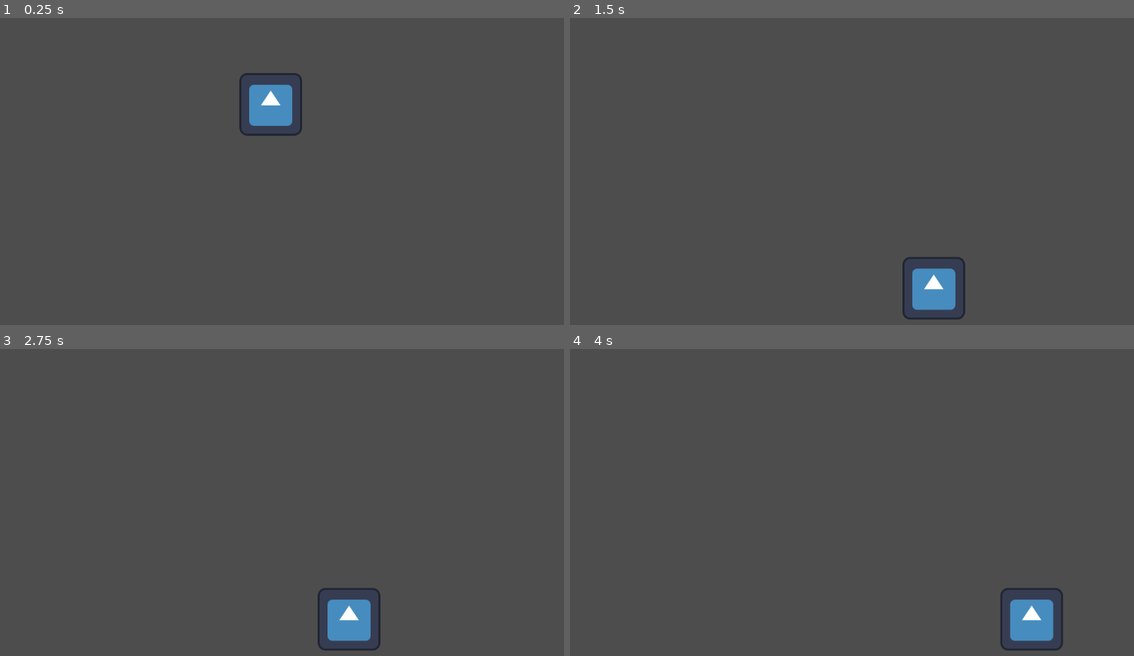
Above: before the commit, frames 1-4 (two rows, left to right).
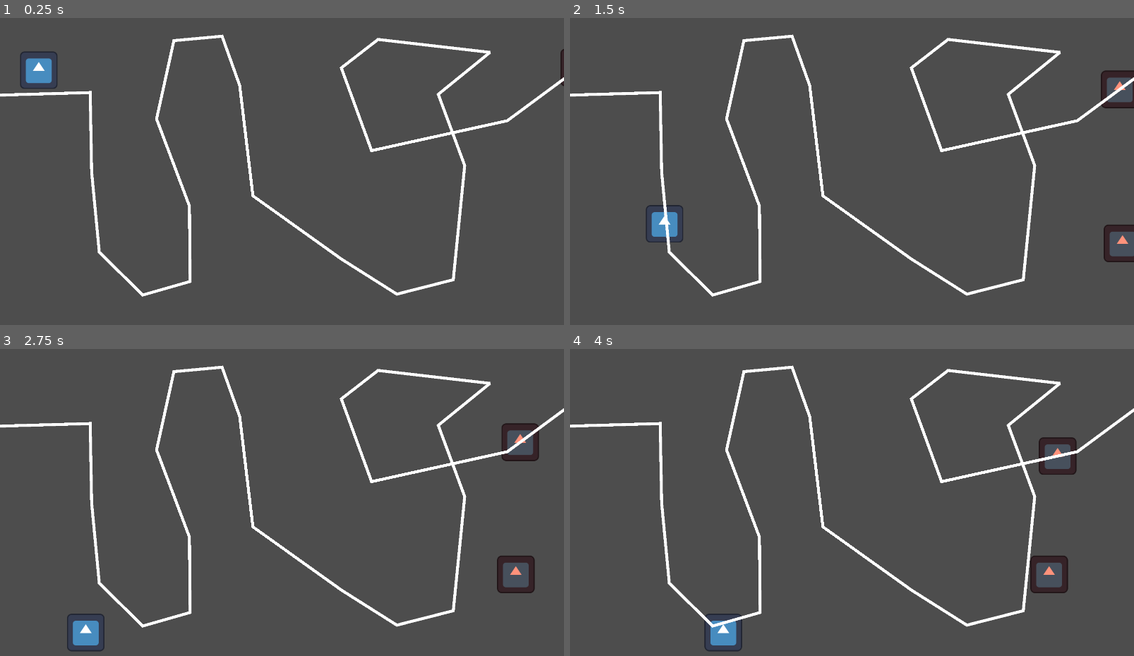
Above: after the commit, the same moments.

Repository: QuantumForgeGames/project-3
Game: Godot game, scene res://main.tscn
Two runs of this game, one before a commit and one after it. Both use one fixed random seed, a clock stepped at 60 frames per second and the inputs below. The engine's default icon, where the game draws it, is replaced by a stand-in: a white triangle on a blue panel in a dark square.
Inputs:
- Up to frame 1 (0.25 s): no input
- Up to frame 2 (1.5 s): hold Right (ui_right) from 0.53 s (still down); tap Up (ui_up) at 0.77 s
- Up to frame 3 (2.75 s): tap Up (ui_up) at 1.52 s; release Right (ui_right) at 2.03 s; hold Left (ui_left) from 2.03 s (still down)
- Up to frame 4 (4 s): release Left (ui_left) at 2.78 s; hold Right (ui_right) from 2.78 s (still down); tap Up (ui_up) at 3.02, 3.77 s

The runs differ from the first frame. In frame 1, 5.1% of the frame differs, in the area x 0-100%, y 5-91%; in frame 2, 5.6%; in frame 3, 5.9%, in the area x 0-100%, y 5-99%; in frame 4, 5.8%.

Commit message:
Basic scrolling/pathing enemy setup

Diff:
--- a/main.tscn
+++ b/main.tscn
@@ -1,6 +1,7 @@
-[gd_scene load_steps=3 format=3 uid="uid://p84w4tbd8ig7"]
+[gd_scene load_steps=4 format=3 uid="uid://p84w4tbd8ig7"]
 
 [ext_resource type="PackedScene" uid="uid://cd36fbnt00w6x" path="res://scenes/entities/player/player.tscn" id="1_vpbm1"]
+[ext_resource type="PackedScene" uid="uid://u28qnnxdmv8d" path="res://scenes/entities/enemy/enemy.tscn" id="2_cvslk"]
 
 [sub_resource type="WorldBoundaryShape2D" id="WorldBoundaryShape2D_4qb2k"]
 
@@ -11,11 +12,21 @@
 [node name="View" type="Node2D" parent="."]
 
 [node name="Player" parent="View" instance=ExtResource("1_vpbm1")]
-position = Vector2(553, 86)
+position = Vector2(132, 99)
 
-[node name="StaticBody2D" type="StaticBody2D" parent="View"]
-position = Vector2(579, 641)
+[node name="Enemy" parent="View" node_paths=PackedStringArray("move_line") instance=ExtResource("2_cvslk")]
+position = Vector2(2022, 270)
+move_line = NodePath("../Line2D")
+
+[node name="Enemy2" parent="View" instance=ExtResource("2_cvslk")]
+position = Vector2(2031, 797)
+
+[node name="WorldCollider_Floor" type="StaticBody2D" parent="View"]
+position = Vector2(916, 1066)
 metadata/_edit_group_ = true
 
-[node name="CollisionShape2D" type="CollisionShape2D" parent="View/StaticBody2D"]
+[node name="CollisionShape2D" type="CollisionShape2D" parent="View/WorldCollider_Floor"]
 shape = SubResource("WorldBoundaryShape2D_4qb2k")
+
+[node name="Line2D" type="Line2D" parent="View"]
+points = PackedVector2Array(1992, 183, 1727, 379, 1265, 481, 1162, 199, 1287, 102, 1668, 146, 1492, 289, 1582, 532, 1543, 921, 1351, 970, 1163, 851, 861, 635, 816, 259, 756, 91, 592, 106, 533, 373, 645, 670, 647, 927, 486, 973, 338, 827, 312, 554, 307, 283, -257, 299)
--- a/project.godot
+++ b/project.godot
@@ -15,6 +15,11 @@
 config/features=PackedStringArray("4.2", "GL Compatibility")
 config/icon="res://icon.svg"
 
+[display]
+
+window/size/viewport_width=1920
+window/size/viewport_height=1080
+
 [rendering]
 
 renderer/rendering_method="gl_compatibility"
--- /dev/null
+++ b/scenes/entities/enemy/enemy.gd
@@ -0,0 +1,4 @@
+extends CharacterBody2D
+
+
+@export var move_line :Line2D = null
--- /dev/null
+++ b/scenes/entities/enemy/enemy.tscn
@@ -0,0 +1,27 @@
+[gd_scene load_steps=5 format=3 uid="uid://u28qnnxdmv8d"]
+
+[ext_resource type="Script" path="res://scenes/entities/enemy/enemy.gd" id="1_2on6v"]
+[ext_resource type="Script" path="res://scenes/entities/enemy/movement.gd" id="1_kyk81"]
+[ext_resource type="Texture2D" uid="uid://b0xjmvgxjrmet" path="res://icon.svg" id="2_gsqkb"]
+
+[sub_resource type="CircleShape2D" id="CircleShape2D_g7i4m"]
+radius = 70.89
+
+[node name="Enemy" type="CharacterBody2D"]
+script = ExtResource("1_2on6v")
+
+[node name="Collision" type="CollisionShape2D" parent="."]
+visible = false
+shape = SubResource("CircleShape2D_g7i4m")
+
+[node name="Process" type="Node" parent="."]
+
+[node name="Movement" type="Node" parent="Process"]
+script = ExtResource("1_kyk81")
+_target_close_distance = 1.0
+
+[node name="View" type="Node2D" parent="."]
+
+[node name="Sprite" type="Sprite2D" parent="View"]
+modulate = Color(1, 0.57363, 0.483606, 1)
+texture = ExtResource("2_gsqkb")
--- /dev/null
+++ b/scenes/entities/enemy/movement.gd
@@ -0,0 +1,42 @@
+extends Node
+
+
+const SCROLL_SPEED :float = 100
+
+@export var _target_close_distance :float = 0.1
+
+var _current_point :int = 0
+var _process_func :Callable
+
+
+func _ready () -> void:
+
+    if owner.move_line != null:
+        _process_func = _move_path
+        owner.global_position = owner.move_line.get_point_position(_current_point)
+        _current_point += 1
+    else:
+        _process_func = _move_scroll
+
+
+
+func _process (_delta_ :float) -> void:
+    _process_func.call(_delta_)
+
+
+func _move_path (_delta_ :float) -> void:
+    if _current_point > owner.move_line.get_point_count(): owner.queue_free()
+
+    var target = owner.move_line.get_point_position(_current_point)
+    if owner.global_position.distance_to(target) < _target_close_distance:
+        _current_point += 1
+        return
+
+    owner.velocity = (target - owner.global_position).normalized() * SCROLL_SPEED * _delta_
+    owner.move_and_collide(owner.velocity)
+
+
+func _move_scroll (_delta_ :float) -> void:
+    if owner.global_position.x <= -100: owner.queue_free()
+    owner.velocity = Vector2.LEFT * SCROLL_SPEED * _delta_
+    owner.move_and_collide(owner.velocity)
--- a/scenes/entities/player/player.tscn
+++ b/scenes/entities/player/player.tscn
@@ -9,6 +9,7 @@
 [node name="Player" type="CharacterBody2D"]
 
 [node name="Collision" type="CollisionShape2D" parent="."]
+visible = false
 shape = SubResource("CircleShape2D_g7i4m")
 
 [node name="Process" type="Node" parent="."]
